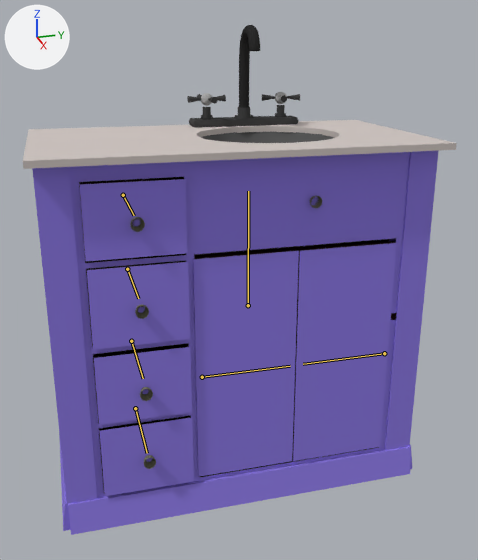
A saved change to the Blender file Assets/models/floor_2/bathroom01/bathroom01_sink_armature.blend.
Both versions are drawn from a 50 mm camera at (2.26, -0.73, 1.55) aimed at (0.16, -0.15, 0.78). Lighting does not change. The marker at upper left points along +X, +Y and +Z. The bones that bend it are drawn over the model as lines.

Names of what the first picture shows: 'base', 'counter_top', 'door_left', 'door_right', 'drawer_1', 'drawer_2', 'drawer_3', 'drawer_4', 'sink_basin', 'trim_bottom', 'trim_front_left', 'trim_front_right'.
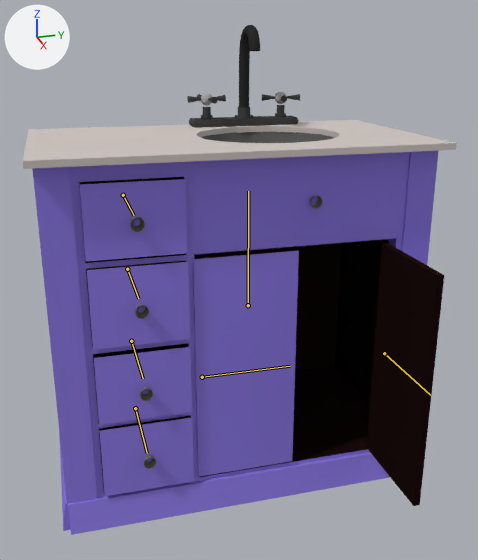
The newer file adds an action. The first version stands in its rest pose; the second is drawn at frame 1 of the action 'bathroom01_sink_doors_close.R'.

The change, as a diff of the scene's bpy script:
```diff
--- a/Assets/models/floor_2/bathroom01/bathroom01_sink_armature.blend.py
+++ b/Assets/models/floor_2/bathroom01/bathroom01_sink_armature.blend.py
@@ bone_cabinet_r_bone @@
 bone_cabinet_r_bone = bpy.data.objects['Armature'].pose.bones['cabinet_r_bone']  # child of 'master'
-bone_cabinet_r_bone.rotation_quaternion = (1.0, 0.0, 0.0, 0.0)  # degrees (0, 0, 0)
+bone_cabinet_r_bone.rotation_quaternion = (1.0, 0.0, 0.0, -1.0)  # degrees (0, 0, -90)
```

What differs and where, as boxes [x1, y1, x2, y2] in the pictures (478 x 560 px):
'door_right', posed (26% narrower, 19% taller)
    before: [292, 241, 397, 461]
    after: [367, 243, 444, 506]
'trim_front_right', unchanged, covered by the edit
    before: [385, 151, 438, 450]
    after: [389, 151, 438, 265]
bone 'cabinet_r_bone', root to tip
    before: (384, 353) to (303, 364)
    after: (384, 353) to (430, 395)
